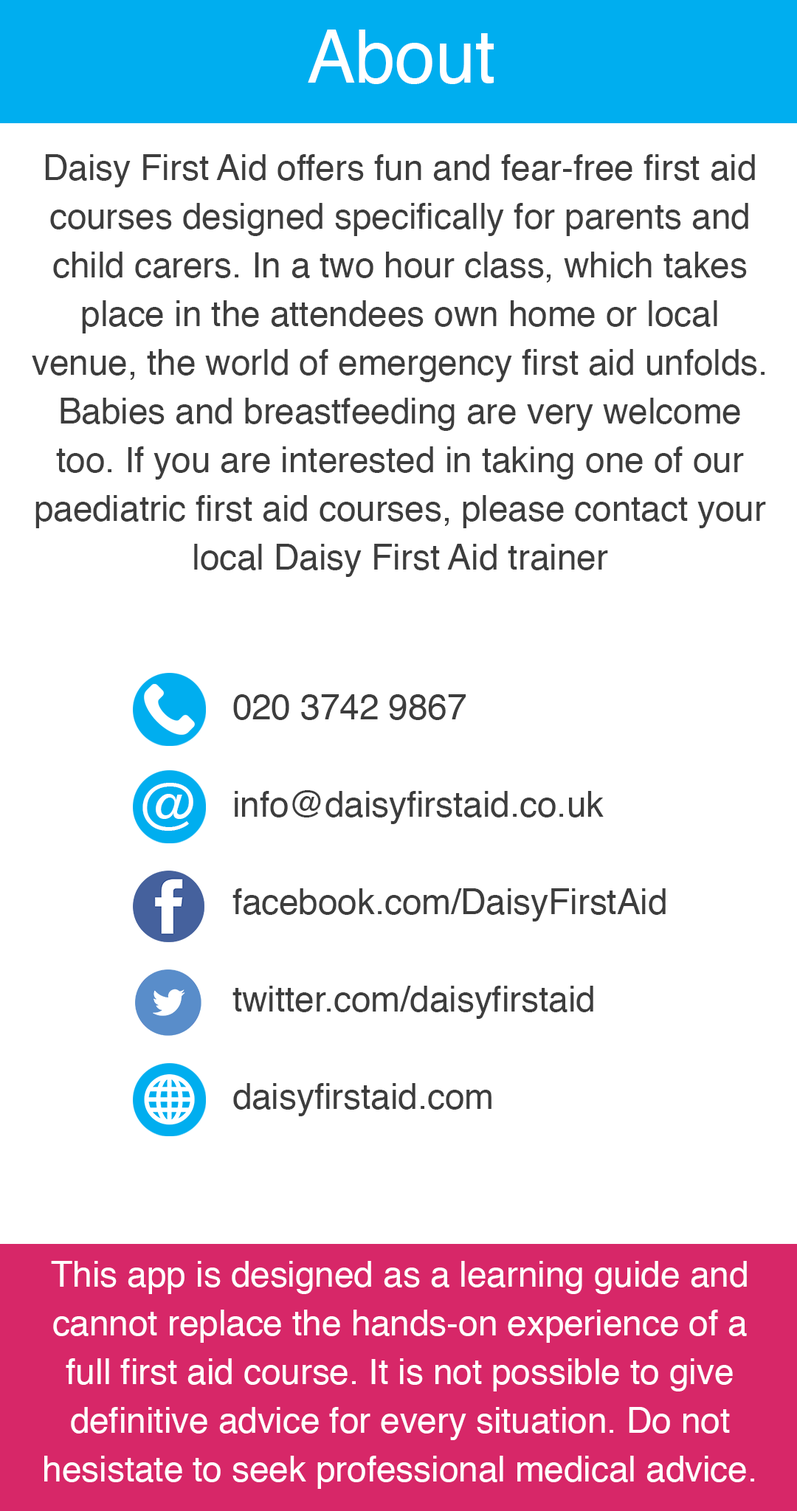
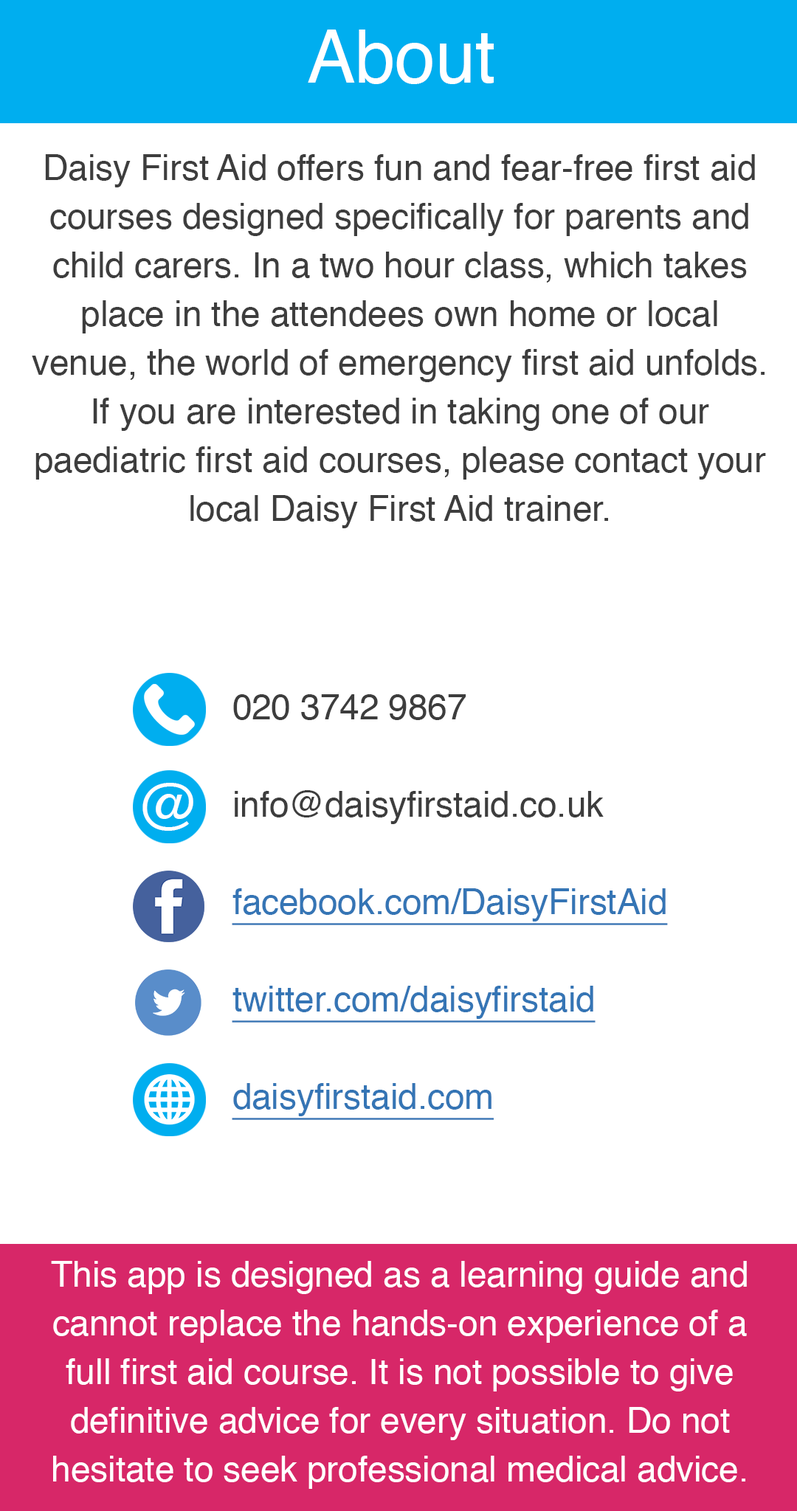
Before/after of a w=797, h=1511 layered artwork. What changed in the layer stack:
painted on "Body Text copy" over [44, 1455, 754, 1489]
painted on "Body Text" over [35, 397, 766, 577]
painted on "020 3742 9867 info@daisyfirstaid.co.uk facebook.com/DaisyFirs" over [231, 888, 668, 1120]
